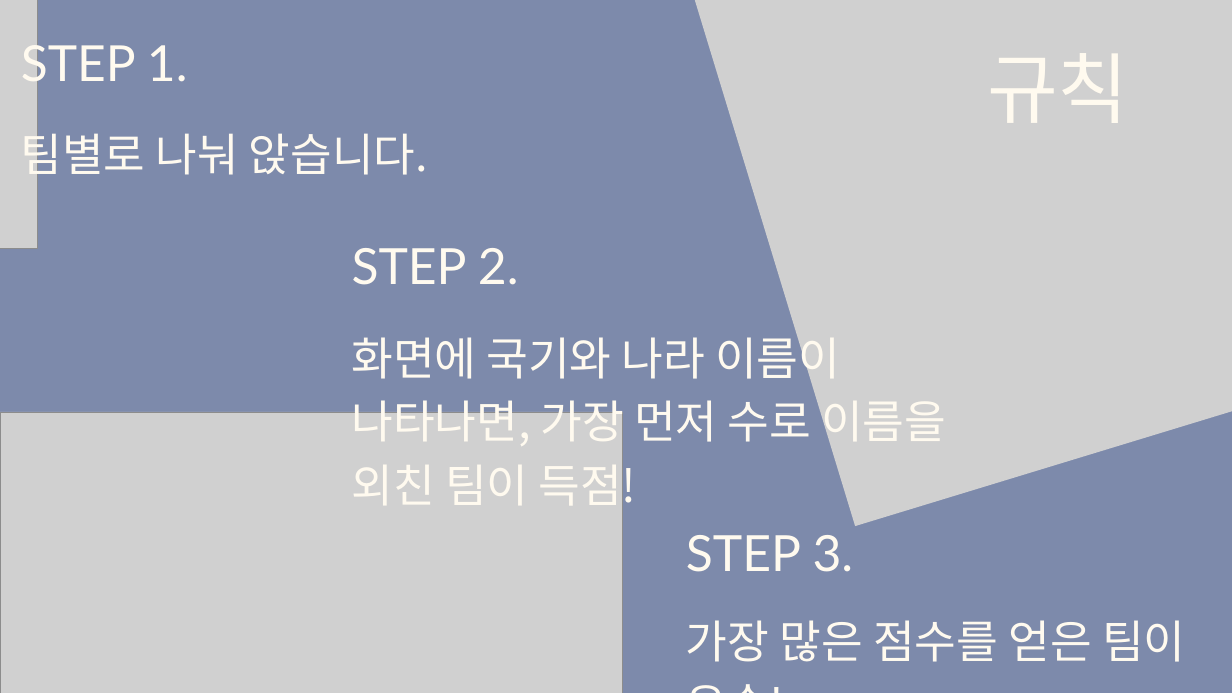
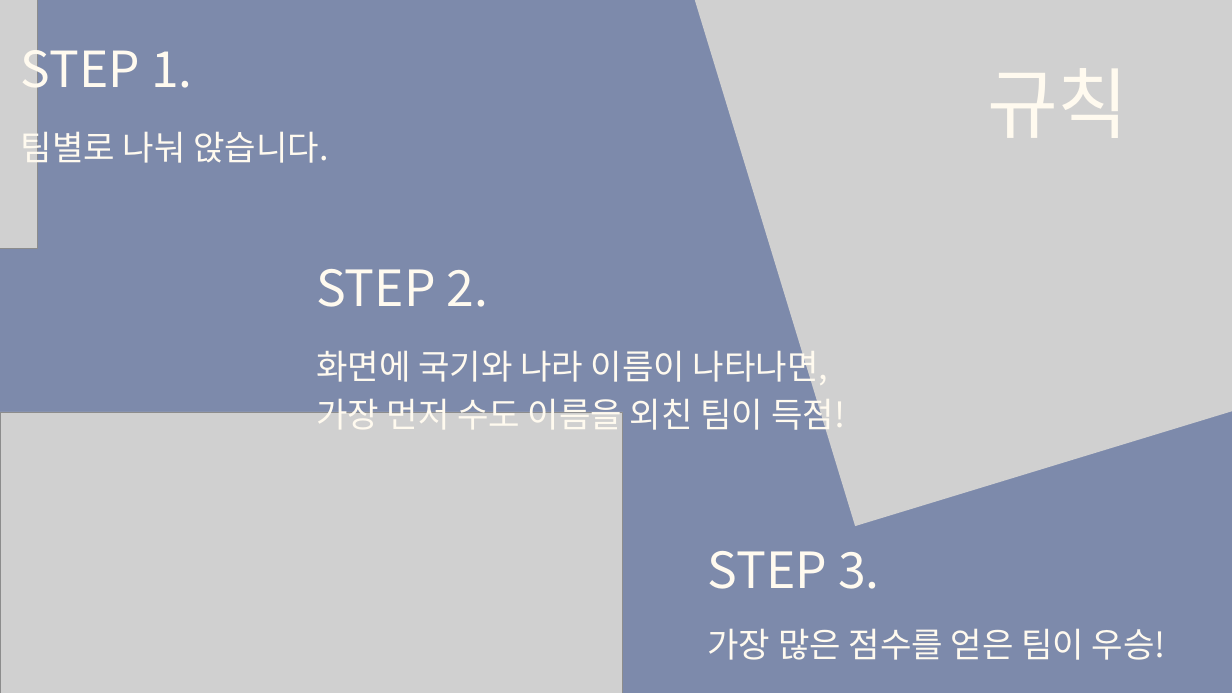
Before and after one commit to tkdgns25300/sunday_play, a slide deck: slide 2 of public/downloads/games/capital-quiz/rules.pptx. Drawn at 1232x693 pixels with LibreOffice and Linux fonts; fonts in the diff are those of the drawing; grey boxes stand for pictures. Boxes give left, top, right and bottom in pixels: in the first picture for what was removed or moved away, otherwise in the second. Text is boxed around its words. In the diff, an @@ line names an element or a change of style, - is before the commit and + after.

```diff
--- a/public/downloads/games/capital-quiz/rules.pptx
+++ b/public/downloads/games/capital-quiz/rules.pptx
@@ text "규칙": place and size @@
-text "규칙" at [987,53,1129,123]
+text "규칙" at [987,68,1129,138]
@@ text "팀별로 나눠 앉습니다." at [21,126,328,170]: size 52.9 to 40 pt; line spacing 74pt to 56pt @@
@@ font Lato to Noto Sans CJK KR in 4 elements at [21,37,192,100], [987,68,1129,138], [708,551,880,589], [316,269,489,307] @@
@@ text "STEP 2.": place and size @@
-text "STEP 2." at [352,248,519,285]
+text "STEP 2." at [316,269,489,307]
@@ text at [316,344,845,436]: text changed; size 53 to 40 pt @@
-화면에 국기와 나라 이름이 나타나면, 가장 먼저 수로 이름을 외친 팀이 득점!
+화면에 국기와 나라 이름이 나타나면,
+가장 먼저 수도 이름을 외친 팀이 득점!
@@ text "STEP 3.": place and size @@
-text "STEP 3." at [686,535,854,572]
+text "STEP 3." at [708,551,880,589]
@@ text "가장 많은 점수를 얻은 팀이 ...": place and size @@
-text "가장 많은 점수를 얻은 팀이 ..." at [686,620,1185,662]
+text "가장 많은 점수를 얻은 팀이 ..." at [708,629,1166,660]
@@ text "가장 많은 점수를 얻은 팀이 ..." at [708,629,1166,660]: size 53 to 40 pt; line spacing 74.2pt to 56pt @@
```
Also in this commit, not shown: 63 other slides changed, 1 slide added, 3 other files.
